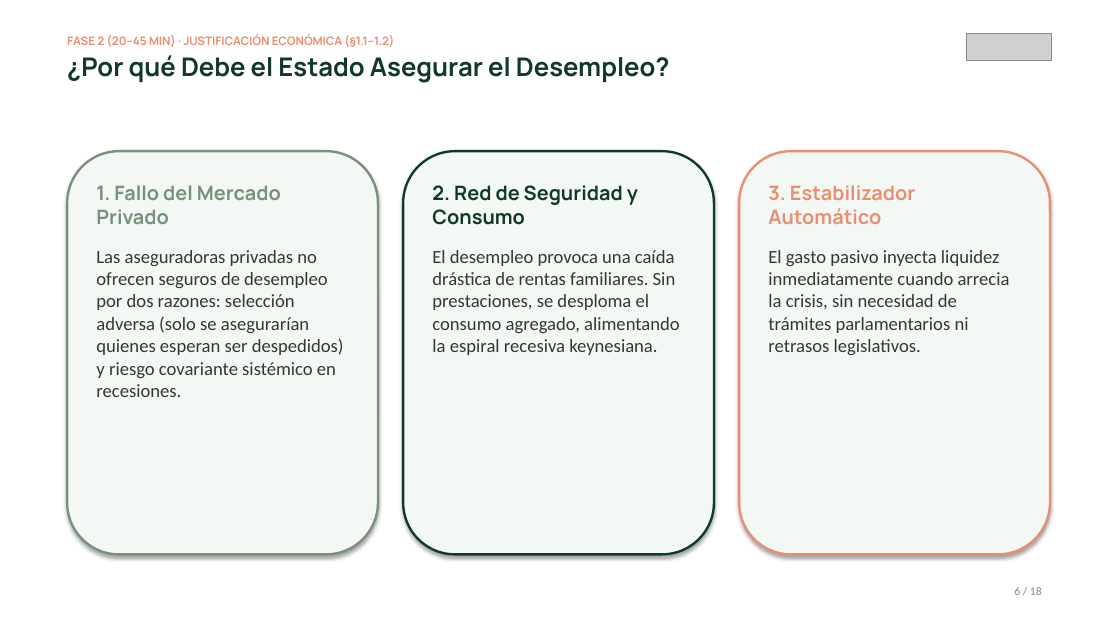
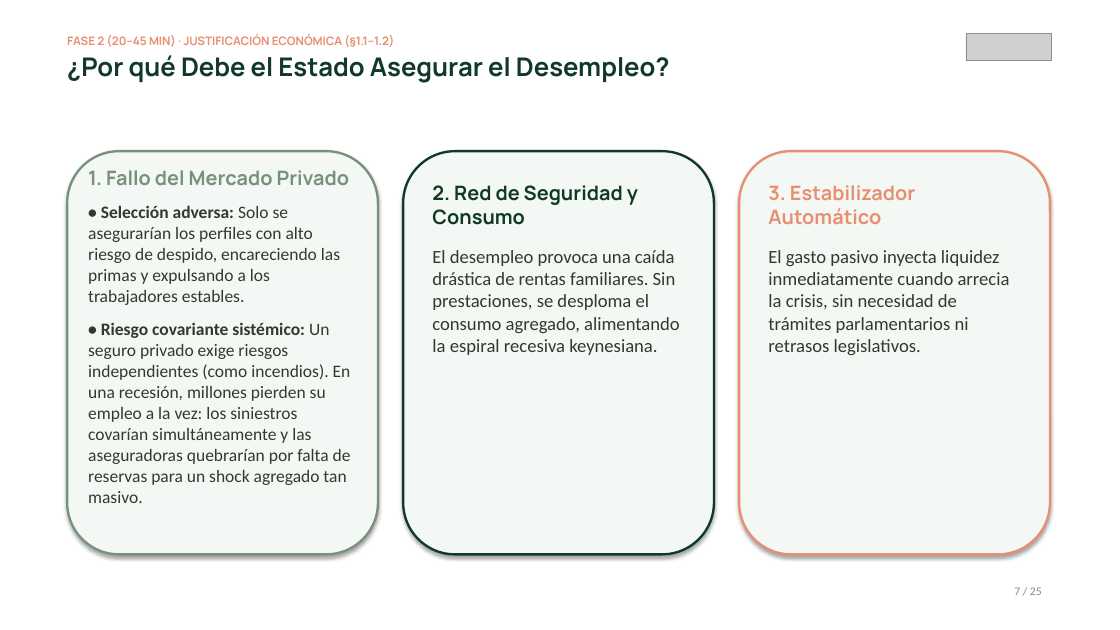
Before and after one commit to mhidper/PSSLL2627, a slide deck: slide 7 of Temas EB/Sesiones EB/Sesion 09/Sesion 09 - Por que proteger al desempleado y como lo hace Espana.pptx (slide 6 before the commit). Drawn at 1120x630 pixels with LibreOffice and Linux fonts; fonts in the diff are those of the drawing; grey boxes stand for pictures. Boxes give left, top, right and bottom in pixels: in the first picture for what was removed or moved away, otherwise in the second. Text is boxed around its words. In the diff, an @@ line names an element or a change of style, - is before the commit and + after.

```diff
--- a/Temas EB/Sesiones EB/Sesion 09/Sesion 09 - Por que proteger al desempleado y como lo hace Espana.pptx
+++ b/Temas EB/Sesiones EB/Sesion 09/Sesion 09 - Por que proteger al desempleado y como lo hace Espana.pptx
@@ text at bbox=[88, 170, 350, 185]: more space between paragraphs @@
@@ text "1. Fallo del Mercado Privado": place and size @@
-text "1. Fallo del Mercado Privado" at bbox=[96, 185, 344, 397]
+text "1. Fallo del Mercado Privado" at bbox=[88, 170, 351, 503]
@@ text at bbox=[88, 205, 351, 503]: text changed; size 16 to 15 pt @@
-Las aseguradoras privadas no ofrecen seguros de desempleo por dos razones: selección adversa (solo se asegurarían quienes esperan ser despedidos) y riesgo covariante sistémico en recesiones.
+• Selección adversa: Solo se asegurarían los perfiles con alto riesgo de despido, encareciendo las primas y expulsando a los trabajadores estables.
+• Riesgo covariante sistémico: Un seguro privado exige riesgos independientes (como incendios). En una recesión, millones pierden su empleo a la vez: los siniestros covarían simultáneamente y las aseguradoras quebrarían por falta de reservas para un shock agregado tan masivo.
@@ text at bbox=[1014, 587, 1042, 595]: text changed @@
-6 / 18
+7 / 25
```
Also in this commit, not shown: 16 other slides changed, 7 slides added, 25 other files.
